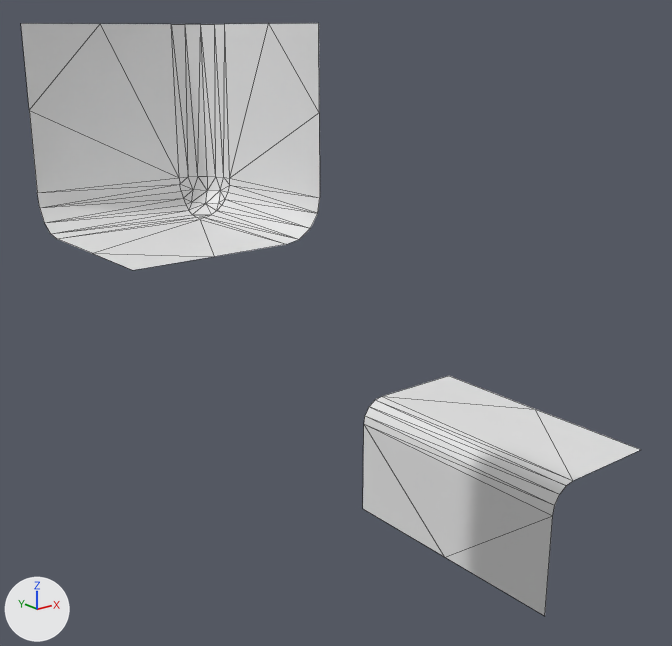
Renders of the OBJ model workshops/w6_polygonization/data/bmc/bmc_tiles/t_107.obj from each side of a commit.
Before and after are seen from a 50 mm lens placed at (-0.931, -1.383, 0.491), pointed at (0.013, -0.203, 0.019). Arrows for +X, +Y and +Z are at lower left; the lights stay in place. Mesh edges are drawn as thin lines. Where no turn or scale is listed for an object, it has been applied to the vertices.

The older version as bpy lines, for what is in view:
```python
me_t_107 = bpy.data.meshes.new('t_107')
me_t_107.from_pydata(...)  # 68 vertices, 92 faces; spans x -0.5..0.5, y -0.5..0.0, z -0.5..0.5
ob_t_107 = bpy.data.objects.new('t_107', me_t_107)
ob_t_107.location = (0.0, 0.0, 0.0)
```
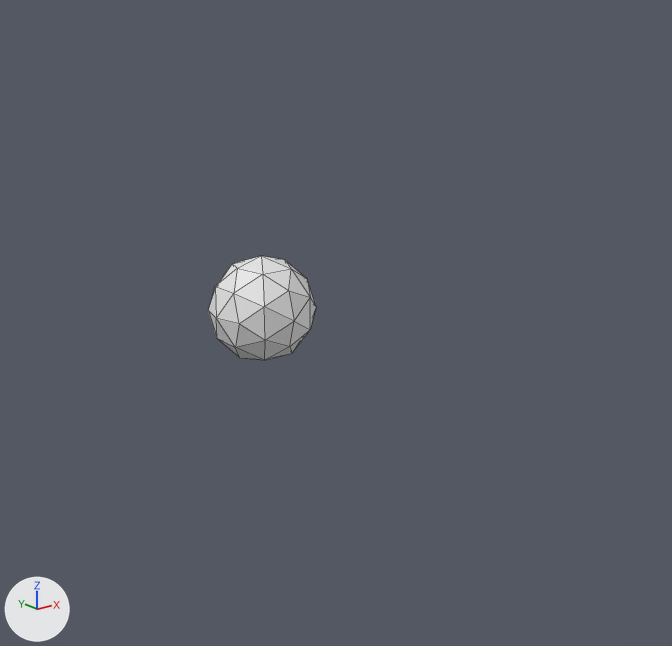
What the commit changed:
me_t_107 has 68 vertices, 92 faces and spans x -0.5..0.5, y -0.5..0.0, z -0.5..0.5.
me_t_107 is used by ob_t_107; location (0.0, 0.0, 0.0).
me_t_107 part 1: a new loose piece, an icosphere of 80 faces spanning x -0.1..0.1, y -0.1..0.1, z -0.1..0.1.
me_t_107 part 2: the loose piece of 52 vertices spanning x -0.5..-0.25, y -0.5..-0.25, z 0.25..0.5 is deleted.
me_t_107 part 3: the loose piece of 16 vertices spanning x 0.25..0.5, y -0.5..0.0, z -0.5..-0.25 is deleted.

Location of each change, [x1, y1, x2, y2] in pixels of the pictures (672 x 646 px):
't_107', reshaped (82% narrower, 82% shorter): before [21, 23, 640, 616]; after [208, 256, 316, 360]
part 1 of me_t_107, added: after [208, 256, 316, 360]
part 2 of me_t_107, deleted: before [21, 23, 320, 270]
part 3 of me_t_107, deleted: before [363, 376, 640, 616]
